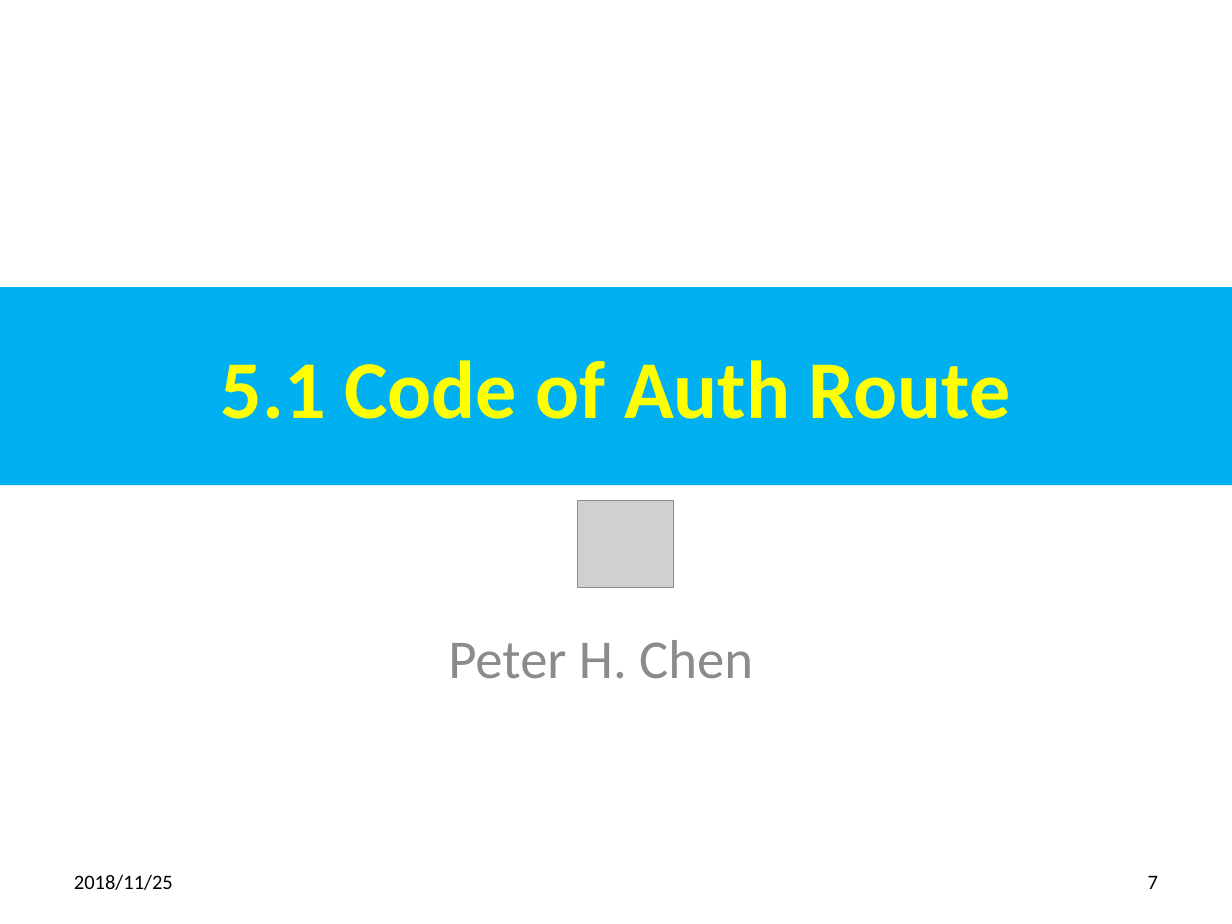
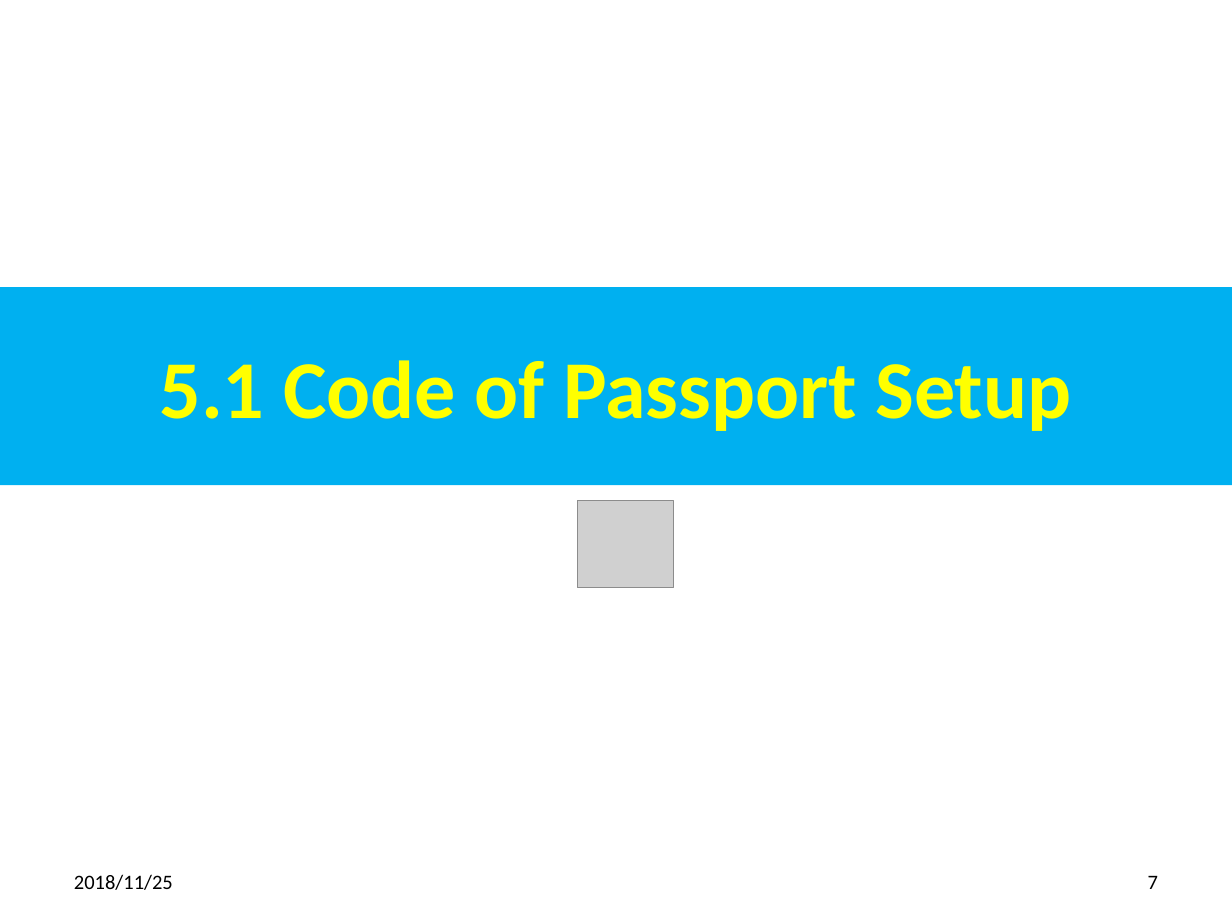
Before and after one commit to peterhchen/oauth2, a slide deck: slide 7 of 15_Ch05_PassportSetup.pptx. Drawn at 1232x924 pixels with LibreOffice and Linux fonts; fonts in the diff are those of the drawing; grey boxes stand for pictures. Boxes give left, top, right and bottom in pixels: in the first picture for what was removed or moved away, otherwise in the second. Text is boxed around its words. In the diff, an @@ line names an element or a change of style, - is before the commit and + after.

```diff
--- a/15_Ch05_PassportSetup.pptx
+++ b/15_Ch05_PassportSetup.pptx
@@ title at (159,360,1071,431): text changed @@
-5.1 Code of Auth Route
+5.1 Code of Passport Setup
@@ subtitle removed at (448,640,753,679) @@
-Peter H. Chen
```
Also in this commit, not shown: 1 other slide changed.
